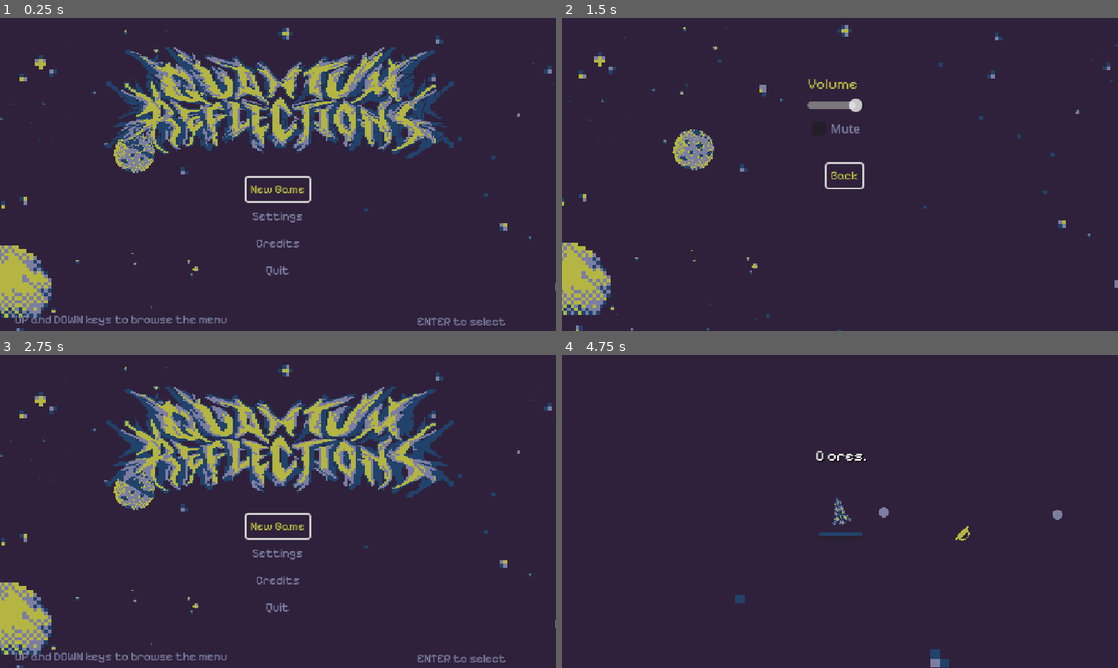
Above: before the commit, frames 1-4 (two rows, left to right).
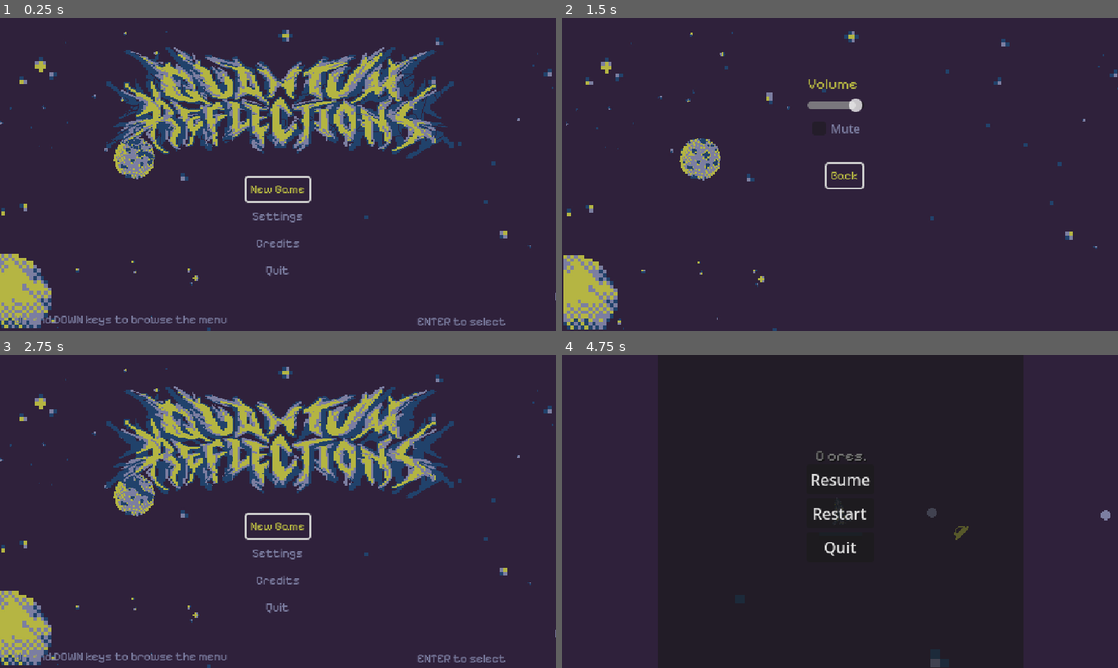
Above: after the commit, the same moments.

Repository: iparosds/Quantum-Reflections
Game: Godot game, scene res://scenes/menu.tscn
The game is run twice, just before and just after one commit, with the same random seed, the same clock (stepped at 60 frames per second) and the same inputs.
Inputs (mouse positions are in pixels of both pictures, inside the frame that each line leads up to):
- Up to frame 1 (0.25 s): no input
- Up to frame 2 (1.5 s): click "Settings" at 0.5 s; click "Volume" at 1.25 s
- Up to frame 3 (2.75 s): click "Back" at 2 s
- Up to frame 4 (4.75 s): click "New Game" at 2.75 s; tap Enter (enter) at 3.5, 3.6, 4.35 s; move the mouse to (962, 495) at 3.52 s; hold Right (move_right) 3.53-4.28 s; move the mouse to (728, 527) at 4.27 s; hold Escape (back) from 4.28 s (still down)

The runs differ from the first frame. In frame 1, 2.5% of the frame differs, in the area x 0-100%, y 3-100%; in frame 2, 3.5%; in frame 3, 6.0%; in frame 4, 3.9%.

Commit message:
fazendo menu de pause

Diff:
--- /dev/null
+++ b/assets/sprites/pause_menu.gdshader
@@ -0,0 +1,16 @@
+shader_type canvas_item;
+
+uniform sampler2D SCREEN_TEXTURE: hint_screen_texture, filter_linear_mipmap;
+
+uniform float lod: hint_range(0.0, 5) = 0.0;
+
+void fragment() {
+	// Called for every pixel the material is visible on.
+	vec4 color = texture(SCREEN_TEXTURE, SCREEN_UV, lod);
+	COLOR = color;
+}
+
+//void light() {
+	// Called for every pixel for every light affecting the CanvasItem.
+	// Uncomment to replace the default light processing function with this one.
+//}
--- a/scenes/game.tscn
+++ b/scenes/game.tscn
@@ -3,10 +3,10 @@
 [ext_resource type="Script" path="res://scripts/game.gd" id="1_ca608"]
 [ext_resource type="PackedScene" uid="uid://exvs04d5gcyx" path="res://scenes/player.tscn" id="2_yxpby"]
 [ext_resource type="FontFile" uid="uid://d3qxk71omhsy" path="res://assets/font/PixelifySans-VariableFont_wght.ttf" id="4_coeoj"]
-[ext_resource type="Script" path="res://scripts/Pause.gd" id="4_lrqhk"]
-[ext_resource type="PackedScene" uid="uid://ccx1134vavnom" path="res://scenes/portal.tscn" id="5_80oj7"]
+[ext_resource type="PackedScene" path="res://scenes/portal.tscn" id="5_80oj7"]
 [ext_resource type="Texture2D" uid="uid://dl87h8t255y8e" path="res://assets/sprites/universe.png" id="5_sceap"]
 [ext_resource type="Script" path="res://scripts/world_limit.gd" id="7_0xqwm"]
+[ext_resource type="PackedScene" uid="uid://c1wm8rtspnyjw" path="res://scenes/pause_menu.tscn" id="8_de88q"]
 
 [sub_resource type="Curve2D" id="Curve2D_q82x3"]
 _data = {
@@ -51,36 +51,9 @@
 wait_time = 0.42
 autostart = true
 
-[node name="Pause" type="CanvasLayer" parent="."]
-unique_name_in_owner = true
-process_mode = 3
-visible = false
-script = ExtResource("4_lrqhk")
+[node name="CanvasLayer" type="CanvasLayer" parent="."]
 
-[node name="ColorRect" type="ColorRect" parent="Pause"]
-anchors_preset = 15
-anchor_right = 1.0
-anchor_bottom = 1.0
-grow_horizontal = 2
-grow_vertical = 2
-color = Color(1, 1, 1, 0.337255)
-
-[node name="Label" type="Label" parent="Pause/ColorRect"]
-layout_mode = 1
-anchors_preset = 8
-anchor_left = 0.5
-anchor_top = 0.5
-anchor_right = 0.5
-anchor_bottom = 0.5
-offset_left = -199.0
-offset_top = -41.5
-offset_right = 199.0
-offset_bottom = 41.5
-grow_horizontal = 2
-grow_vertical = 2
-theme_override_colors/font_color = Color(0, 0, 0, 1)
-theme_override_font_sizes/font_size = 60
-text = "Game Paused"
+[node name="PauseMenu" parent="CanvasLayer" instance=ExtResource("8_de88q")]
 
 [node name="GameOver" type="CanvasLayer" parent="."]
 unique_name_in_owner = true
--- a/scenes/menu.tscn
+++ b/scenes/menu.tscn
@@ -91,8 +91,8 @@
 script = ExtResource("1_l1qqr")
 
 [node name="Sprite2D" type="Sprite2D" parent="."]
-position = Vector2(381, 220)
-scale = Vector2(0.4, 0.4)
+position = Vector2(381, 228)
+scale = Vector2(0.4, 0.412037)
 texture = ExtResource("7_apl2l")
 
 [node name="MarginContainer" type="MarginContainer" parent="."]
@@ -178,7 +178,7 @@
 position = Vector2(70, -31)
 sprite_frames = SubResource("SpriteFrames_6ibcn")
 autoplay = "default"
-frame_progress = 0.708657
+frame_progress = 0.603134
 
 [node name="down_sound" type="AudioStreamPlayer" parent="."]
 stream = ExtResource("3_7krxr")
--- /dev/null
+++ b/scenes/pause_menu.tscn
@@ -0,0 +1,129 @@
+[gd_scene load_steps=7 format=3 uid="uid://c1wm8rtspnyjw"]
+
+[ext_resource type="Script" path="res://scripts/pause_menu.gd" id="1_dx1k4"]
+[ext_resource type="Shader" path="res://assets/sprites/pause_menu.gdshader" id="2_wqncs"]
+
+[sub_resource type="ShaderMaterial" id="ShaderMaterial_htex5"]
+shader = ExtResource("2_wqncs")
+shader_parameter/lod = 0.0
+
+[sub_resource type="Animation" id="Animation_8ymmb"]
+resource_name = "blur"
+length = 0.3
+tracks/0/type = "value"
+tracks/0/imported = false
+tracks/0/enabled = true
+tracks/0/path = NodePath("ColorRect:material:shader_parameter/lod")
+tracks/0/interp = 1
+tracks/0/loop_wrap = true
+tracks/0/keys = {
+"times": PackedFloat32Array(0),
+"transitions": PackedFloat32Array(1),
+"update": 0,
+"values": [0.0]
+}
+tracks/1/type = "value"
+tracks/1/imported = false
+tracks/1/enabled = true
+tracks/1/path = NodePath(".:modulate")
+tracks/1/interp = 1
+tracks/1/loop_wrap = true
+tracks/1/keys = {
+"times": PackedFloat32Array(0, 0.3),
+"transitions": PackedFloat32Array(1, 1),
+"update": 0,
+"values": [Color(1, 1, 1, 0), Color(1, 1, 1, 1)]
+}
+
+[sub_resource type="Animation" id="Animation_6flnu"]
+length = 0.001
+tracks/0/type = "value"
+tracks/0/imported = false
+tracks/0/enabled = true
+tracks/0/path = NodePath("ColorRect:material:shader_parameter/lod")
+tracks/0/interp = 1
+tracks/0/loop_wrap = true
+tracks/0/keys = {
+"times": PackedFloat32Array(0),
+"transitions": PackedFloat32Array(1),
+"update": 0,
+"values": [0.0]
+}
+tracks/1/type = "value"
+tracks/1/imported = false
+tracks/1/enabled = true
+tracks/1/path = NodePath(".:modulate")
+tracks/1/interp = 1
+tracks/1/loop_wrap = true
+tracks/1/keys = {
+"times": PackedFloat32Array(0),
+"transitions": PackedFloat32Array(1),
+"update": 0,
+"values": [Color(1, 1, 1, 0)]
+}
+
+[sub_resource type="AnimationLibrary" id="AnimationLibrary_hjivf"]
+_data = {
+"RESET": SubResource("Animation_6flnu"),
+"blur": SubResource("Animation_8ymmb")
+}
+
+[node name="PauseMenu" type="Control"]
+process_mode = 3
+modulate = Color(1, 1, 1, 0)
+layout_mode = 3
+anchors_preset = 15
+anchor_right = 1.0
+anchor_bottom = 1.0
+grow_horizontal = 2
+grow_vertical = 2
+script = ExtResource("1_dx1k4")
+
+[node name="ColorRect" type="ColorRect" parent="."]
+material = SubResource("ShaderMaterial_htex5")
+layout_mode = 1
+anchors_preset = 15
+anchor_right = 1.0
+anchor_bottom = 1.0
+grow_horizontal = 2
+grow_vertical = 2
+
+[node name="PanelContainer" type="PanelContainer" parent="."]
+layout_mode = 1
+anchors_preset = 8
+anchor_left = 0.5
+anchor_top = 0.5
+anchor_right = 0.5
+anchor_bottom = 0.5
+offset_left = -189.0
+offset_top = -188.0
+offset_right = 190.0
+offset_bottom = 191.0
+grow_horizontal = 2
+grow_vertical = 2
+
+[node name="VBoxContainer" type="VBoxContainer" parent="PanelContainer"]
+layout_mode = 2
+size_flags_horizontal = 4
+size_flags_vertical = 4
+
+[node name="Resume" type="Button" parent="PanelContainer/VBoxContainer"]
+layout_mode = 2
+text = "Resume"
+
+[node name="Restart" type="Button" parent="PanelContainer/VBoxContainer"]
+layout_mode = 2
+text = "Restart"
+
+[node name="Quit" type="Button" parent="PanelContainer/VBoxContainer"]
+layout_mode = 2
+text = "Quit"
+
+[node name="AnimationPlayer" type="AnimationPlayer" parent="."]
+libraries = {
+"": SubResource("AnimationLibrary_hjivf")
+}
+
+[connection signal="pressed" from="PanelContainer/VBoxContainer/Resume" to="." method="_on_resume_pressed"]
+[connection signal="pressed" from="PanelContainer/VBoxContainer/Restart" to="." method="_on_restart_pressed"]
+[connection signal="pressed" from="PanelContainer/VBoxContainer/Quit" to="." method="_on_quit_pressed"]
--- a/scenes/settings_menu.tscn
+++ b/scenes/settings_menu.tscn
@@ -27,8 +27,8 @@
 script = ExtResource("1_7pq2e")
 
 [node name="Sprite2D" type="Sprite2D" parent="."]
-position = Vector2(377, 217)
-scale = Vector2(0.4, 0.4)
+position = Vector2(381, 228)
+scale = Vector2(0.4, 0.412037)
 texture = ExtResource("2_14wrj")
 
 [node name="Label" type="Label" parent="."]
--- a/scenes/volume.tscn
+++ b/scenes/volume.tscn
@@ -26,8 +26,8 @@
 script = ExtResource("1_efkki")
 
 [node name="Sprite2D" type="Sprite2D" parent="."]
-position = Vector2(374, 216)
-scale = Vector2(0.4, 0.4)
+position = Vector2(381, 228)
+scale = Vector2(0.4, 0.412037)
 texture = ExtResource("3_v6mll")
 
 [node name="MarginContainer" type="MarginContainer" parent="."]
--- /dev/null
+++ b/scripts/pause_menu.gd
@@ -0,0 +1,31 @@
+extends Control
+
+func _ready():
+	$AnimationPlayer.play("RESET")
+
+func resume():
+	get_tree().paused = false
+	$AnimationPlayer.play_backwards("blur")
+
+func pause():
+	get_tree().paused = true
+	$AnimationPlayer.play("blur")
+
+func testEsc():
+	if Input.is_action_just_pressed("back") and get_tree().paused == false:
+		pause()
+	elif Input.is_action_just_pressed("back") and get_tree().paused == true:
+		resume()
+
+func _on_resume_pressed():
+	resume()
+
+func _on_restart_pressed():
+	get_tree().paused = false
+	get_tree().reload_current_scene()
+
+func _on_quit_pressed():
+	get_tree().quit()
+
+func _process(delta):
+	testEsc()
